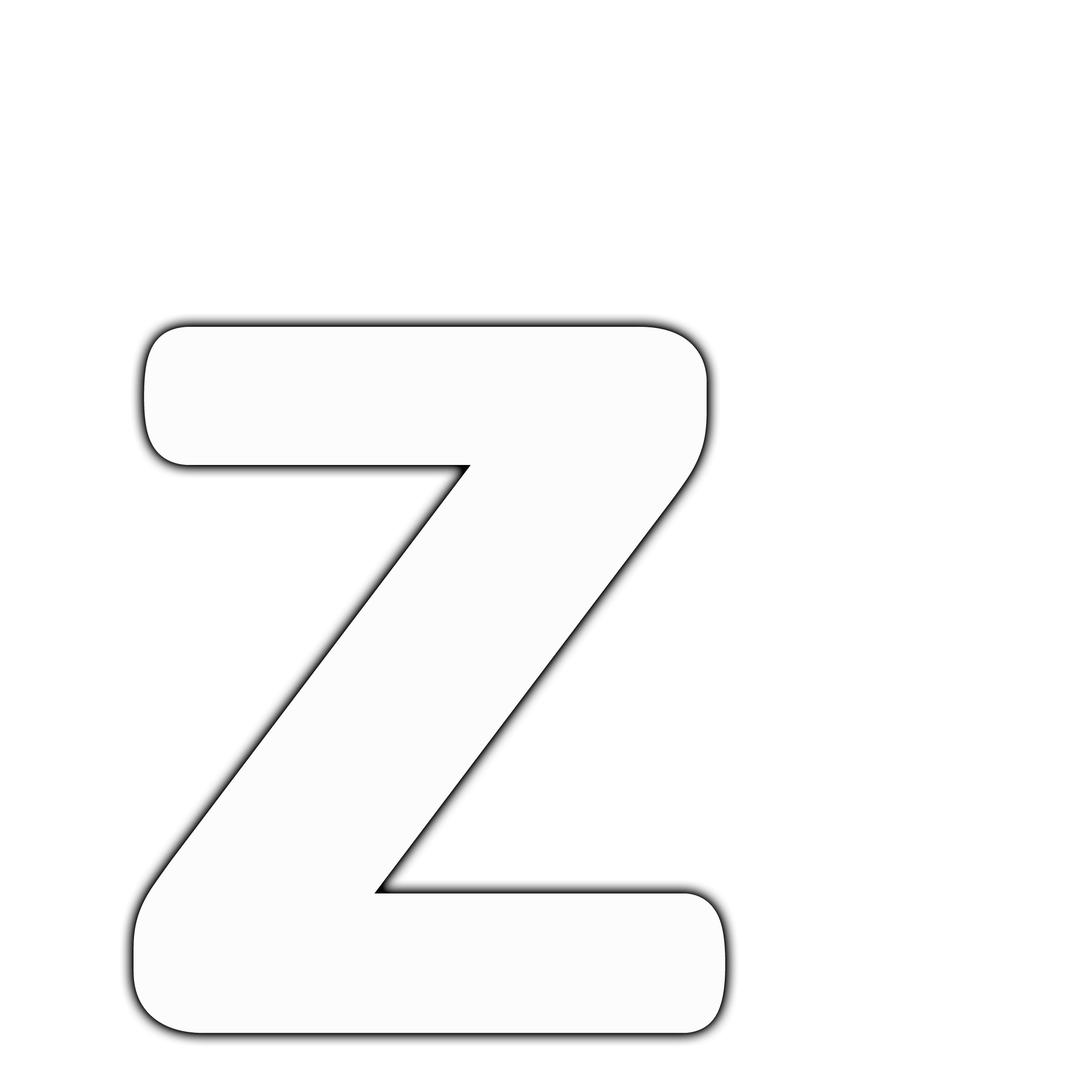
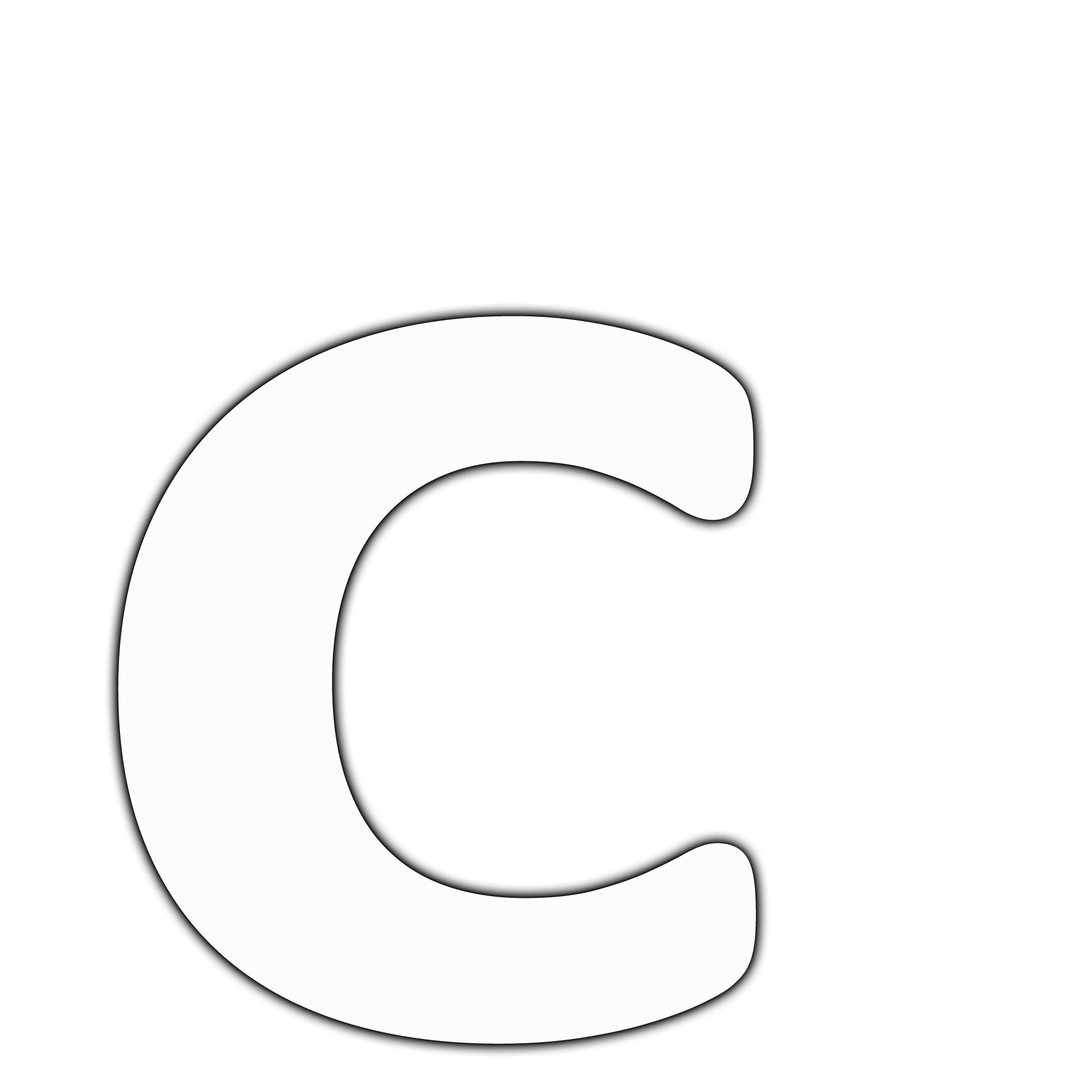
Layers edited between the first and the second 1091x1091 image:
renamed "Z" to "C", painted on it over [117, 316, 757, 1045]
